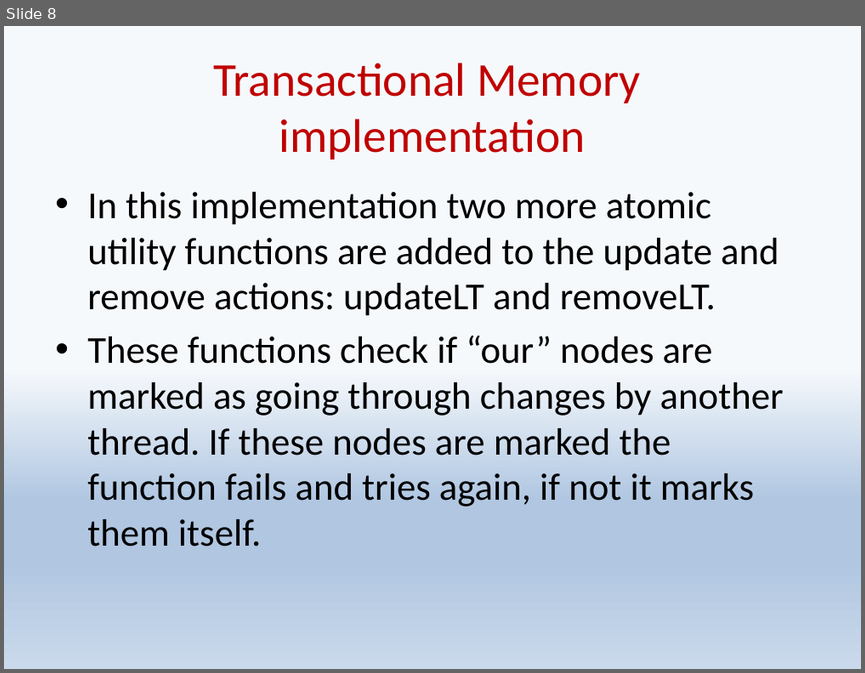
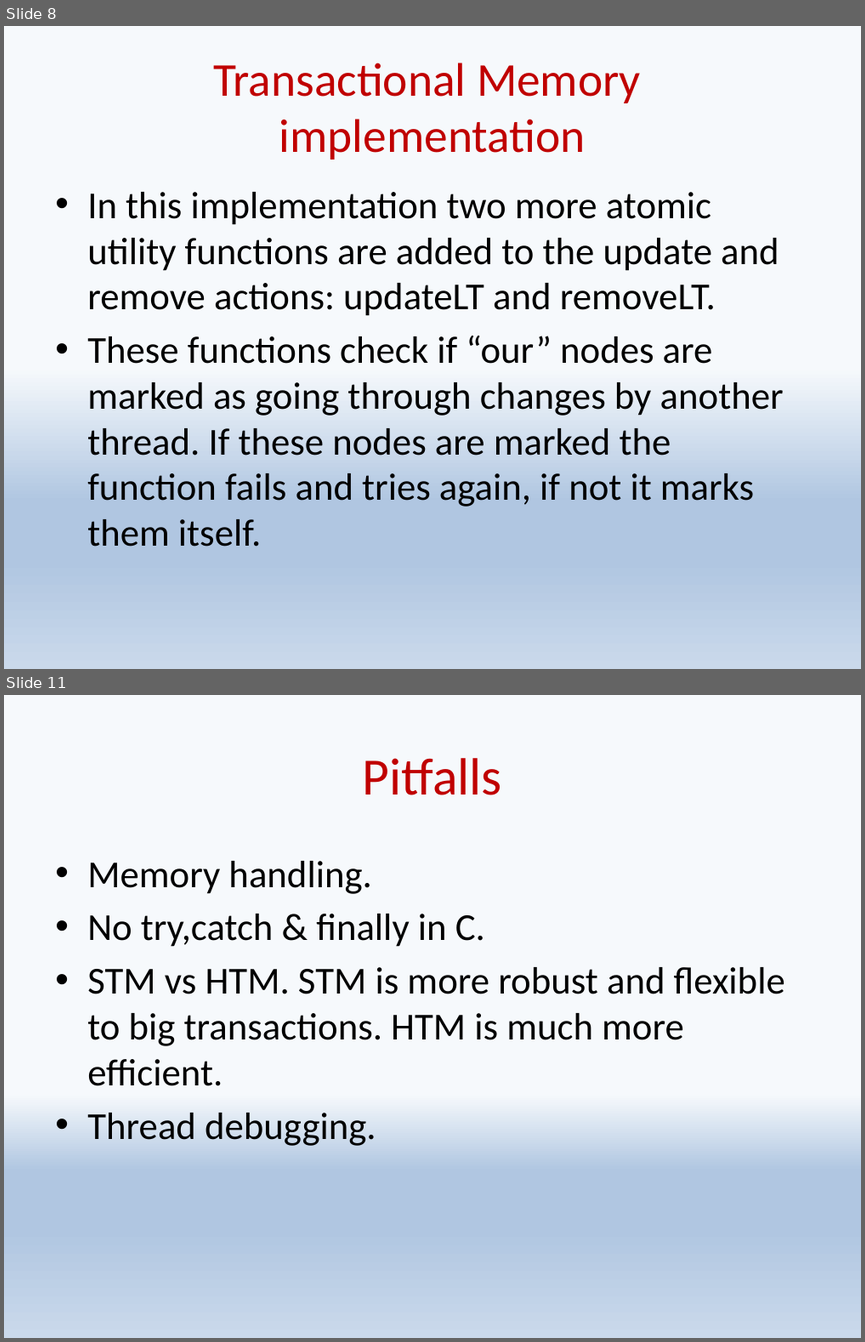
Before and after one commit to shaypele/LeapList, a slide deck: Leaplist.pptx. Shown one above the other, each under a label of ours: slide 8 before the commit, slides 8 and 11 after it; the slides between them are not shown. The pictures are 865x673 and 865x1342 pixels, drawn with LibreOffice and Linux fonts; fonts in the diff are those of the drawing. Boxes give left, top, right and bottom in pixels: in the first picture for what was removed or moved away, otherwise in the second. Text is boxed around its words. In the diff, an @@ line names an element or a change of style, - is before the commit and + after.

```diff
--- a/Leaplist.pptx
+++ b/Leaplist.pptx
@@ slide 11 added at (4,695,861,1338), background gradient #F6F9FC to #B0C6E1 to #CAD9EB @@
@@ title added at (363,758,502,795), 44 pt, text #C00000 @@
+Pitfalls
@@ text added at (87,861,785,1145), 32 pt, text #000000 @@
+• Memory handling.
+• No try,catch & finally in C.
+• STM vs HTM. STM is more robust and flexible to big transactions. HTM is much more efficient.
+• Thread debugging.
```
Also in this commit, not shown: 4 slides changed, 2 other slides added, 3 other files.
